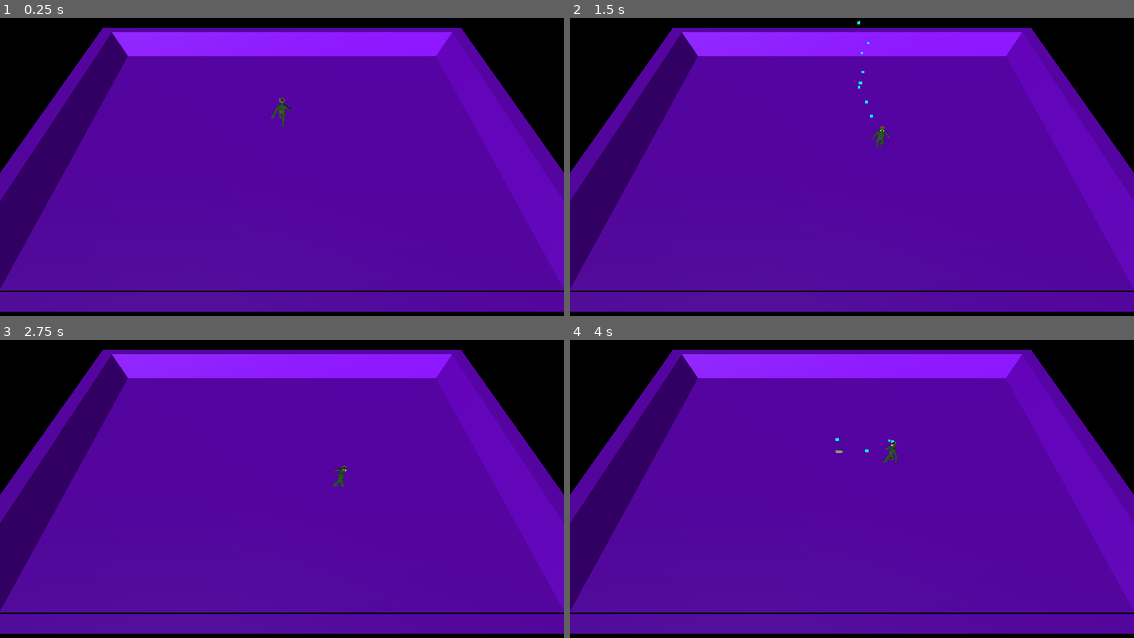
Above: before the commit, frames 1-4 (two rows, left to right).
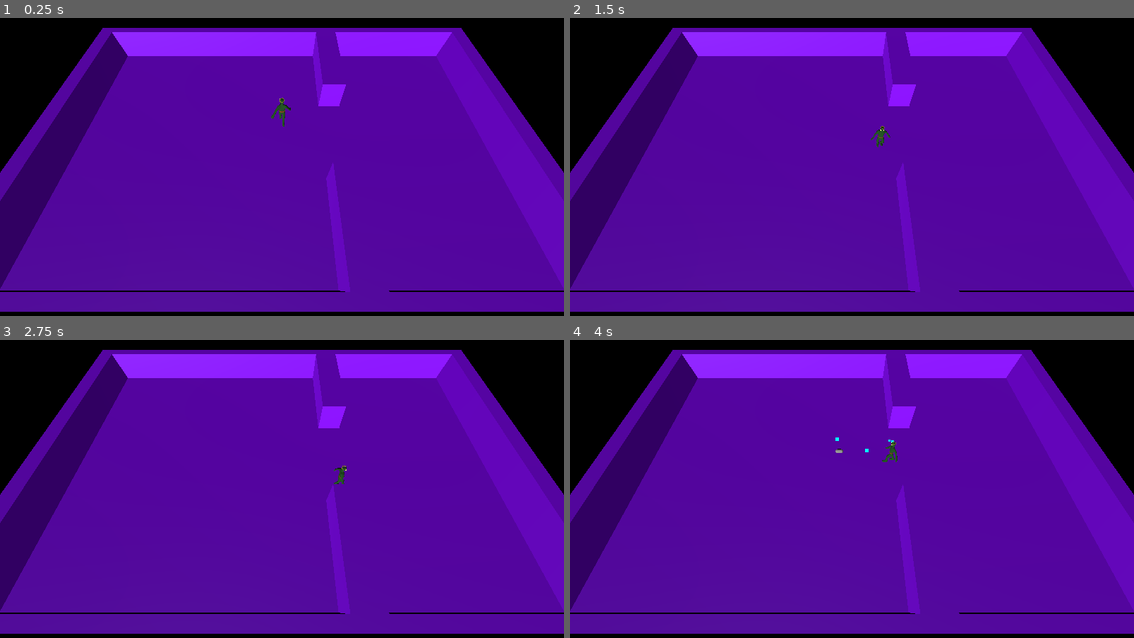
Above: after the commit, the same moments.

Repository: ralabate/30ddl
Game: Godot game, scene res://main.tscn
Same seed, same stepped clock (60 frames per second), same inputs: the game is played once before the commit and once after it.
Inputs:
- Up to frame 1 (0.25 s): no input
- Up to frame 2 (1.5 s): tap Enter (ui_accept) at 0.5, 0.77 s; hold Right (ui_right) 0.53-1.28 s; hold Down (ui_down) from 1.28 s (still down)
- Up to frame 3 (2.75 s): tap Enter (ui_accept) at 1.52 s; release Down (ui_down) at 2.03 s; hold Right (ui_right) from 2.03 s (still down)
- Up to frame 4 (4 s): tap Enter (ui_accept) at 2.75, 3.02, 3.77 s; release Right (ui_right) at 2.78 s; hold Up (ui_up) 2.78-3.53 s; hold Left (ui_left) from 3.53 s (still down)

The runs differ from the first frame. In frame 1, 1.6% of the frame differs, in the area x 55-70%, y 4-92%; in frame 2, 1.6%, in the area x 50-70%, y 0-92%; in frame 3, 1.6%; in frame 4, 1.6%.

Commit message:
testing collision mesh creation

Diff:
--- /dev/null
+++ b/gauntlet/level.tscn
@@ -0,0 +1,87 @@
+[gd_scene load_steps=15 format=3 uid="uid://bgek4hjrnvo73"]
+
+[ext_resource type="PackedScene" uid="uid://c4hj0h8l8yjhl" path="res://level.glb" id="1_u52ul"]
+
+[sub_resource type="ConvexPolygonShape3D" id="ConvexPolygonShape3D_u52ul"]
+points = PackedVector3Array(-0.920585, 1.01587, -0.888889, -1.01587, -1.01587, -1.01586, -0.603215, -1.01587, -1.01586, -1.01587, 1.01587, -1.01586, -1, -0.937721, -0.893773, -0.603215, 1.01587, -0.920644, -0.606439, -1, -0.889881, -0.603215, 1.01587, -1.01586, -1, 0.937721, -0.893773)
+
+[sub_resource type="ConvexPolygonShape3D" id="ConvexPolygonShape3D_vonw3"]
+points = PackedVector3Array(0.9333, -0.951811, 0.00912766, -0.603175, -1.01587, -1.01587, -0.577877, -0.953373, -1, 1.01587, -1.01587, -1.01587, -0.603175, -1.01587, 0, 1.01587, -1.01587, 0, 0.990575, -0.953373, -1, -0.603175, -0.984124, 0, -0.628068, -0.951405, -0.9333, 0.158805, -0.952381, -0.285789, 1, -0.953003, -0.00995958)
+
+[sub_resource type="ConvexPolygonShape3D" id="ConvexPolygonShape3D_oi3di"]
+points = PackedVector3Array(-1.01585, -1.01587, 0, -0.765873, -0.953373, 1, -0.761905, -1.01587, 1.01587, -1.01585, -0.952381, 1.01587, -0.761905, -0.984124, 0, -1.01585, -0.952381, 0, -1.01585, -1.01587, 1.01587, -0.761905, -1.01587, 0, -0.920595, -0.952381, 0, -0.758, -0.951405, 0.9333)
+
+[sub_resource type="ConvexPolygonShape3D" id="ConvexPolygonShape3D_0b4ue"]
+points = PackedVector3Array(-0.922129, -1, -0.0245775, -0.765873, 0.985119, 1, -1.01585, 1.01587, 1.01587, -1.01585, 1.01587, 0, -1.01585, -0.952381, 1.01587, -0.758, -0.982643, 0.9333, -0.920595, 1.01587, 0, -1.01585, -0.952381, 0, -0.761905, 1.01587, 0.92061, -0.765873, -0.921627, 1)
+
+[sub_resource type="ConvexPolygonShape3D" id="ConvexPolygonShape3D_f2txt"]
+points = PackedVector3Array(0.988095, -0.953373, 1, -0.761905, -1.01587, 0, -0.761905, -0.984124, 0, 1.01587, -1.01587, 0, -0.761905, -1.01587, 1.01587, 1.01587, -1.01587, 1.01587, -0.789239, -0.951405, 0.9333, 0.9333, -0.951869, -0.00818644, -0.734127, -0.953373, 1, 0.158656, -0.952381, 0.285789, 1, -0.952948, 0.00907033)
+
+[sub_resource type="ConvexPolygonShape3D" id="ConvexPolygonShape3D_1ainy"]
+points = PackedVector3Array(-1, -0.954823, -0.854617, -0.603215, -0.984124, -8.70228e-05, -0.603215, -1.01587, -8.70228e-05, -0.582553, -0.984124, -0.9333, -1.01587, -1.01587, -0.888802, -1.01587, -1.01587, -8.70228e-05, -0.920585, -0.952381, -8.70228e-05, -0.603215, -1.01587, -0.888802, -0.931705, -0.949202, -0.9333, -1, -0.954823, -0.0342718)
+
+[sub_resource type="ConvexPolygonShape3D" id="ConvexPolygonShape3D_n6hdu"]
+points = PackedVector3Array(-1.01587, -0.952381, -0.888802, -0.920654, 1.01587, -8.70228e-05, -1.01587, 1.01587, -8.70228e-05, -0.91835, -1, 0.0214141, -0.920654, 1.01587, -0.888802, -0.91835, -1, -0.910303, -1.01587, -0.952381, -8.70228e-05, -1.01587, 1.01587, -0.888802)
+
+[sub_resource type="ConvexPolygonShape3D" id="ConvexPolygonShape3D_km5ld"]
+points = PackedVector3Array(0.890873, -0.921627, -1, 1.01586, 1.01587, 0, 0.920644, 1.01587, 0, 0.919109, -1, 0.0245775, 1.01586, -0.952381, -1.01587, 1.01586, 1.01587, -1.01587, 0.888889, 1.01587, -0.92061, 1.01586, -0.952381, 0, 0.886937, -0.982643, -0.9333, 0.890873, 0.985119, -1)
+
+[sub_resource type="ConvexPolygonShape3D" id="ConvexPolygonShape3D_i2t4f"]
+points = PackedVector3Array(0.919109, -1, -0.0245775, 1.01586, 1.01587, 1.01587, 0.890873, 0.985119, 1, 1.01586, -0.952381, 1.01587, 1.01586, 1.01587, 0, 0.886937, -0.982643, 0.9333, 0.920644, 1.01587, 0, 1.01586, -0.952381, 0, 0.890873, -0.921627, 1, 0.888889, 1.01587, 0.92061)
+
+[sub_resource type="ConvexPolygonShape3D" id="ConvexPolygonShape3D_8cye3"]
+points = PackedVector3Array(0.317389, 1.01587, -0.888889, -0.603175, -0.952381, -1.01586, -0.639273, -1, -0.919109, 0.924987, -1, -0.919109, 0.888889, 1.01587, -1.01586, -0.603175, 1.01587, -1.01586, 0.888889, -0.952381, -1.01586, -0.603175, 1.01587, -0.920644, 0.159394, -1, -0.885817, 0.888889, 1.01587, -0.920644, 0.325834, -1, -0.885817, 0.158631, 1.01587, -0.888889)
+
+[sub_resource type="ConvexPolygonShape3D" id="ConvexPolygonShape3D_2orkt"]
+points = PackedVector3Array(0.154906, -1, -0.90342, 0.317445, 1.01587, -0.285773, 0.158746, 1.01587, -0.285773, 0.321284, -1, -0.271183, 0.317445, 1.01587, -0.88883, 0.321284, -1, -0.90342, 0.154906, -1, -0.271183, 0.158746, 1.01587, -0.88883)
+
+[sub_resource type="ConvexPolygonShape3D" id="ConvexPolygonShape3D_aicyk"]
+points = PackedVector3Array(0.154906, -1, 0.271183, 0.317445, 1.01587, 0.88883, 0.158746, 1.01587, 0.88883, 0.321284, -1, 0.90342, 0.317445, 1.01587, 0.285773, 0.154906, -1, 0.90342, 0.321284, -1, 0.271183, 0.158746, 1.01587, 0.285773)
+
+[sub_resource type="ConvexPolygonShape3D" id="ConvexPolygonShape3D_8b0r0"]
+points = PackedVector3Array(0.888727, 1.01587, 0.920644, -0.801674, -1, 0.919109, -0.761743, -0.952381, 1.01586, 0.928658, -1, 0.919109, -0.761743, 1.01587, 1.01586, 0.888727, 1.01587, 1.01586, 0.158649, 1.01587, 0.888889, 0.888727, -0.952381, 1.01586, -0.761743, 1.01587, 0.920644, 0.32958, -1, 0.885817, 0.163254, -1, 0.885817)
+
+[node name="level" instance=ExtResource("1_u52ul")]
+
+[node name="StaticBody3D" type="StaticBody3D" parent="Level" index="0"]
+collision_layer = 2
+collision_mask = 3
+
+[node name="CollisionShape3D" type="CollisionShape3D" parent="Level/StaticBody3D" index="0"]
+shape = SubResource("ConvexPolygonShape3D_u52ul")
+
+[node name="CollisionShape3D2" type="CollisionShape3D" parent="Level/StaticBody3D" index="1"]
+shape = SubResource("ConvexPolygonShape3D_vonw3")
+
+[node name="CollisionShape3D3" type="CollisionShape3D" parent="Level/StaticBody3D" index="2"]
+shape = SubResource("ConvexPolygonShape3D_oi3di")
+
+[node name="CollisionShape3D4" type="CollisionShape3D" parent="Level/StaticBody3D" index="3"]
+shape = SubResource("ConvexPolygonShape3D_0b4ue")
+
+[node name="CollisionShape3D5" type="CollisionShape3D" parent="Level/StaticBody3D" index="4"]
+shape = SubResource("ConvexPolygonShape3D_f2txt")
+
+[node name="CollisionShape3D6" type="CollisionShape3D" parent="Level/StaticBody3D" index="5"]
+shape = SubResource("ConvexPolygonShape3D_1ainy")
+
+[node name="CollisionShape3D7" type="CollisionShape3D" parent="Level/StaticBody3D" index="6"]
+shape = SubResource("ConvexPolygonShape3D_n6hdu")
+
+[node name="CollisionShape3D8" type="CollisionShape3D" parent="Level/StaticBody3D" index="7"]
+shape = SubResource("ConvexPolygonShape3D_km5ld")
+
+[node name="CollisionShape3D9" type="CollisionShape3D" parent="Level/StaticBody3D" index="8"]
+shape = SubResource("ConvexPolygonShape3D_i2t4f")
+
+[node name="CollisionShape3D10" type="CollisionShape3D" parent="Level/StaticBody3D" index="9"]
+shape = SubResource("ConvexPolygonShape3D_8cye3")
+
+[node name="CollisionShape3D11" type="CollisionShape3D" parent="Level/StaticBody3D" index="10"]
+shape = SubResource("ConvexPolygonShape3D_2orkt")
+
+[node name="CollisionShape3D12" type="CollisionShape3D" parent="Level/StaticBody3D" index="11"]
+shape = SubResource("ConvexPolygonShape3D_aicyk")
+
+[node name="CollisionShape3D13" type="CollisionShape3D" parent="Level/StaticBody3D" index="12"]
+shape = SubResource("ConvexPolygonShape3D_8b0r0")
--- a/gauntlet/main.tscn
+++ b/gauntlet/main.tscn
@@ -2,7 +2,7 @@
 
 [ext_resource type="Script" uid="uid://circq55qpjcvk" path="res://main.gd" id="1_0xm2m"]
 [ext_resource type="PackedScene" uid="uid://bwl2b12apn8uh" path="res://player.tscn" id="1_ig7tw"]
-[ext_resource type="PackedScene" uid="uid://c4hj0h8l8yjhl" path="res://level.glb" id="3_h2yge"]
+[ext_resource type="PackedScene" uid="uid://bgek4hjrnvo73" path="res://level.tscn" id="3_h2yge"]
 
 [sub_resource type="Environment" id="Environment_h2yge"]
 background_mode = 1
@@ -20,12 +20,6 @@
 transform = Transform3D(1, 0, 0, 0, 1, 0, 0, 0, 1, 0, 2, 0)
 TIME_BETWEEN_SHOTS = 0.25
 
-[node name="level" parent="." instance=ExtResource("3_h2yge")]
-
-[node name="StaticBody3D" parent="level/Level" index="0"]
-collision_layer = 2
-collision_mask = 3
-
 [node name="DirectionalLight3D" type="DirectionalLight3D" parent="."]
 transform = Transform3D(0.866025, 0.12941, -0.482963, 0, 0.965926, 0.258819, 0.5, -0.224144, 0.836516, 0, 9, 0)
 sky_mode = 1
@@ -35,4 +29,4 @@
 light_energy = 0.25
 sky_mode = 1
 
-[editable path="level"]
+[node name="level" parent="." instance=ExtResource("3_h2yge")]
Binary file changed: gauntlet/level.glb
